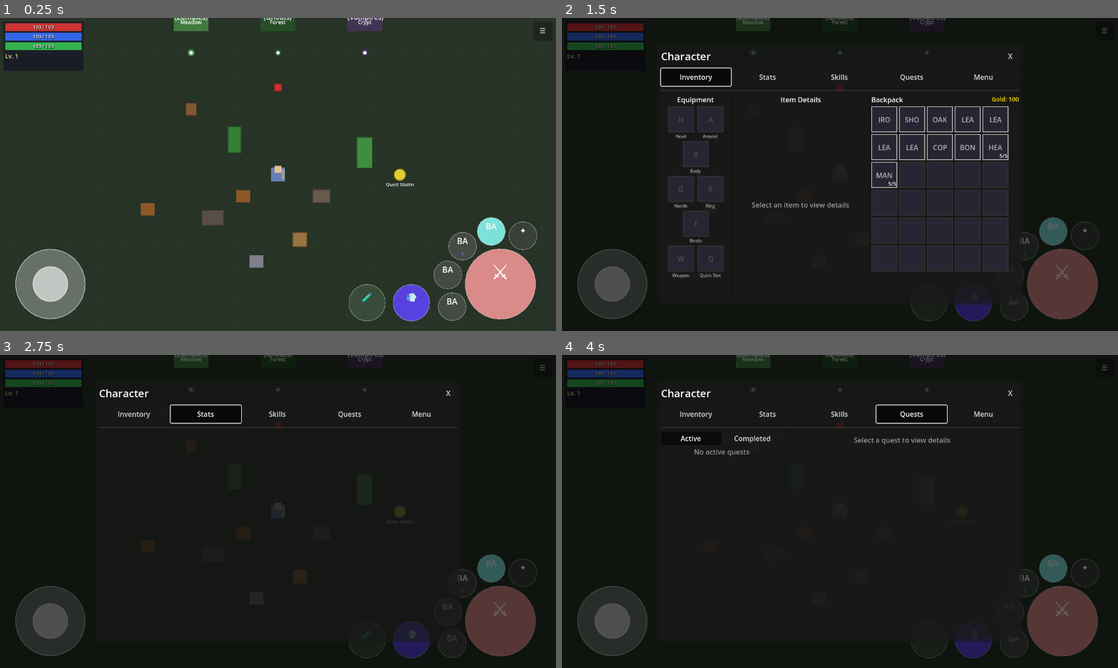
Above: before the commit, frames 1-4 (two rows, left to right).
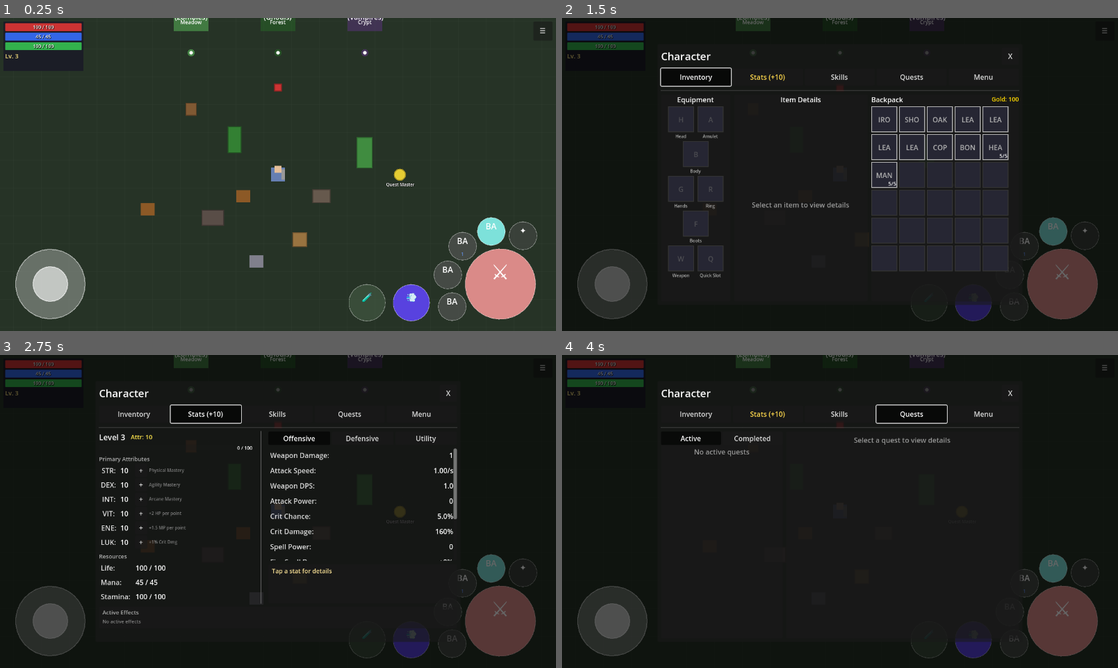
Above: after the commit, the same moments.

Repository: MatousHruska/MobileTestia
Game: Godot game, scene res://scenes/world/test_zone.tscn
Two runs of this game, one before a commit and one after it. Both use one fixed random seed, a clock stepped at 60 frames per second and the inputs below.
Inputs:
- Up to frame 1 (0.25 s): no input
- Up to frame 2 (1.5 s): click "☰" at 0.5 s; click "Inventory" at 1.25 s
- Up to frame 3 (2.75 s): click "Stats" (after the commit: "Stats (+10)") at 2 s
- Up to frame 4 (4 s): click "Skills" at 2.75 s; click "Quests" at 3.5 s

The runs differ from the first frame. In frame 1, less than 0.1% of the frame differs, in the area x 2-10%, y 5-13%; in frame 2, 0.1%; in frame 3, 2.3%, in the area x 2-83%, y 5-86%; in frame 4, 0.1%.
Error before the commit: Parse Error: Identifier "BASE_CRIT_DAMAGE" not declared in the current scope. (res://autoloads/player_stats.gd:127)

Commit message:
Fix: Replace removed BASE_CRIT_DAMAGE constant with hardcoded value
The constant was removed during database-driven stats refactor but
one reference remained, causing runtime error on line 127.

Diff:
--- a/autoloads/player_stats.gd
+++ b/autoloads/player_stats.gd
@@ -124,7 +124,7 @@
 var spell_power: float = 0.0   # Flat bonus to spell damage
 var attack_speed: float = 0.0  # Percentage bonus
 var critical_chance: float = 5.0  # Base 5%
-var critical_damage: float = BASE_CRIT_DAMAGE  # Base 150%
+var critical_damage: float = 150.0  # Base 150% (recalculated from database)
 
 ## Defensive Stats (Derived)
 var armor: float = 0.0
